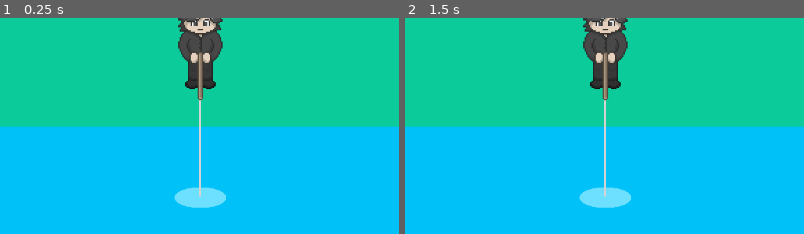
Above: before the commit, frames 1-2 (left to right).
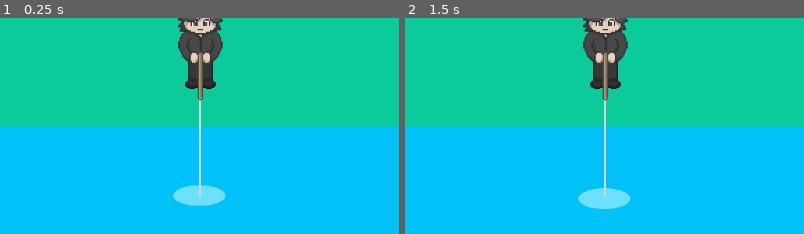
Above: after the commit, the same moments.

Repository: Anjellyrika/fishdew
Game: Godot game, scene res://src/main_scene.tscn
Same seed, same stepped clock (60 frames per second), same inputs: the game is played once before the commit and once after it.
Inputs (mouse positions are % of the whole screen's width and height, from its top left):
- Up to frame 1 (0.25 s): no input
- Up to frame 2 (1.5 s): tap Enter at 0.5, 0.6 s; move the mouse to (72, 43) at 0.52 s; hold Space (up) from 0.53 s (still down); click (72, 43) at 0.67 s; move the mouse to (30, 53) at 1.27 s; tap F at 1.35 s
The pictures show only the part of the screen within x 25-75%, y 50-100%; the shares and areas given below are measured in that part.

The runs differ from the first frame. In frame 1, 0.3% of the frame differs, in the area x 43-57%, y 77-88%; in frame 2, 0.2%.

Commit message:
feat: add simple ripple animation

Diff:
--- a/src/main_scene.tscn
+++ b/src/main_scene.tscn
@@ -2,7 +2,7 @@
 
 [ext_resource type="Script" path="res://src/main_scene.gd" id="1_wij8a"]
 [ext_resource type="FontFile" uid="uid://bdpbpkhnq8lny" path="res://assets/8-bit-pusab.ttf" id="2_nq22c"]
-[ext_resource type="Script" path="res://src/shapes/circle.gd" id="3_56l2i"]
+[ext_resource type="Script" path="res://src/shapes/ripple.gd" id="3_355el"]
 [ext_resource type="PackedScene" uid="uid://cqewy85ekx2sx" path="res://src/actors/player.tscn" id="3_b78w1"]
 
 [node name="Main" type="Control"]
@@ -122,7 +122,7 @@
 [node name="FishingLine" type="CanvasGroup" parent="."]
 
 [node name="Ripple" type="Node2D" parent="FishingLine"]
-script = ExtResource("3_56l2i")
+script = ExtResource("3_355el")
 
 [node name="Line2D" type="Line2D" parent="FishingLine"]
 position = Vector2(574, 410)
--- a/src/shapes/circle.gd
+++ /dev/null
@@ -1,7 +0,0 @@
-extends Node2D
-
-var start_position = Vector2(574,505)
-
-func _draw():
-	draw_set_transform(start_position, 0, Vector2(1.25,0.5))
-	draw_circle(Vector2.ZERO,20.0,Color("6DDFFF"))
--- /dev/null
+++ b/src/shapes/ripple.gd
@@ -0,0 +1,33 @@
+extends Node2D
+
+var start_position = Vector2(286.5,253)
+var target_vector = Vector2(0,-3)
+var target_position = start_position + target_vector
+var moving = true
+
+func _ready():
+	position = start_position
+
+
+func _draw():
+	draw_set_transform(start_position, 0, Vector2(1.25,0.5))
+	draw_circle(Vector2.ZERO,20.0,Color("6DDFFF"))
+
+
+func set_move_back():
+	target_vector *= -1
+	target_position = position + target_vector
+
+
+func wait():
+	moving = false
+	await get_tree().create_timer(1).timeout
+	moving = true
+
+
+func _process(delta):
+	if moving:
+		position = position.move_toward(target_position, 1.0)
+		if position == target_position:
+			set_move_back()
+			wait()
Binary file removed: assets/player_happy.png
Not shown, removed: assets/player_happy.png.import
